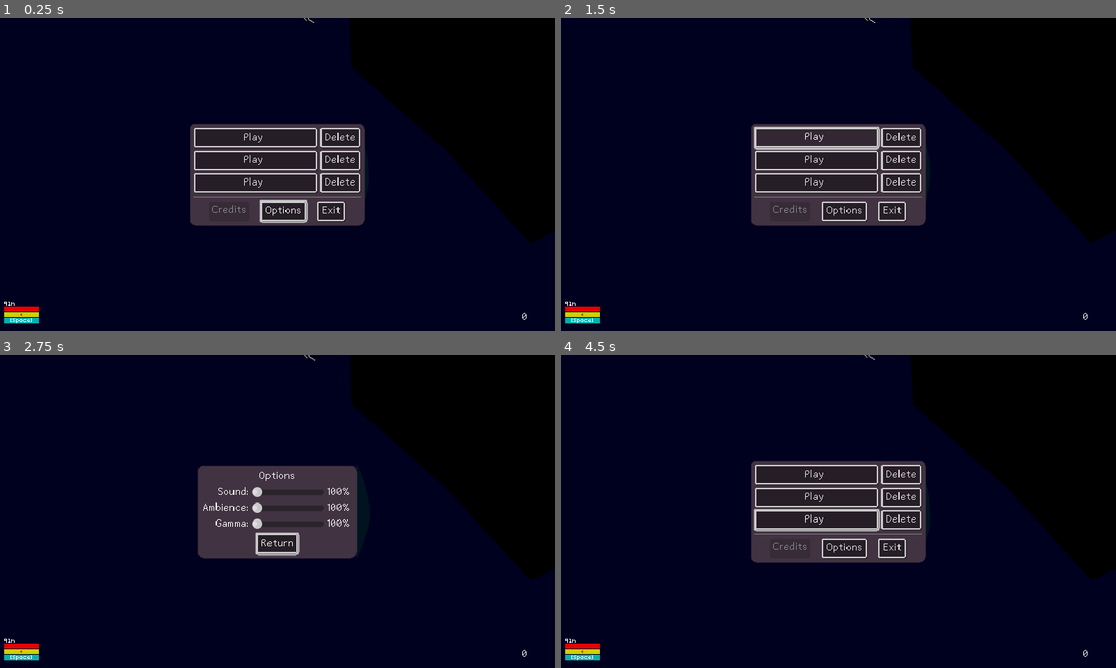
Above: before the commit, frames 1-4 (two rows, left to right).
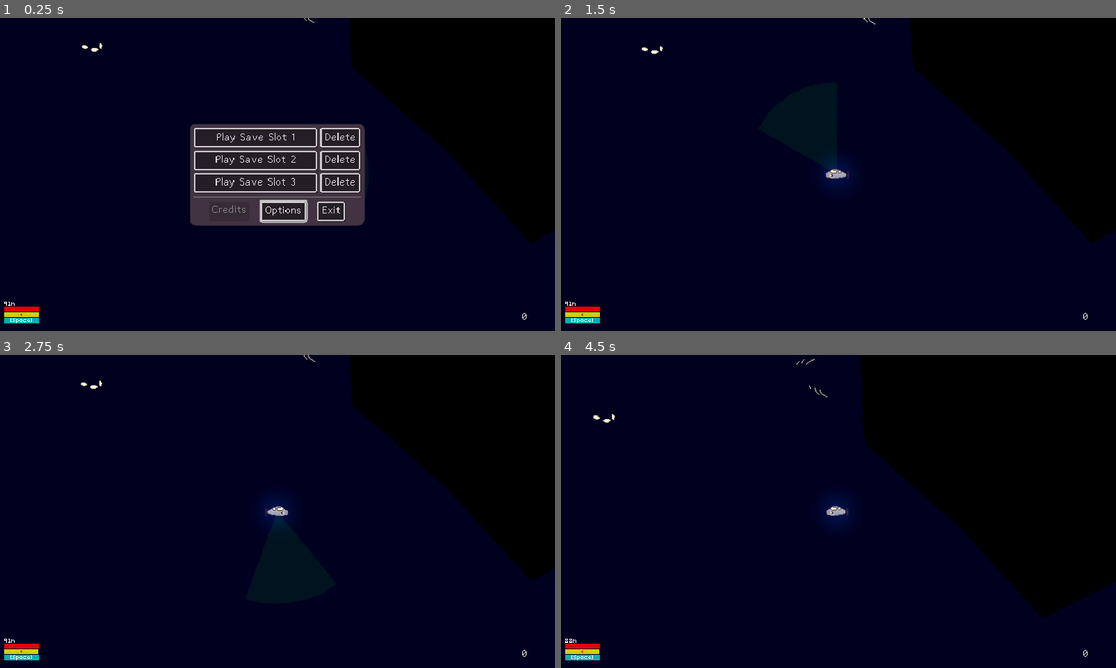
Above: after the commit, the same moments.

Repository: lupuchard/spooky-jam-submarine
Game: Godot game, scene res://Scene/Main.tscn
The game is run twice, just before and just after one commit, with the same random seed, the same clock (stepped at 60 frames per second) and the same inputs.
Inputs (mouse positions are in pixels of both pictures, inside the frame that each line leads up to):
- Up to frame 1 (0.25 s): no input
- Up to frame 2 (1.5 s): click (816, 136) at 0.5 s, where only the run before the commit has a clickable "Play"; click (816, 136) at 1.25 s, where only the run before the commit has a clickable "Play"
- Up to frame 3 (2.75 s): click (283, 549) at 2 s, where only the run before the commit has a clickable "Options"
- Up to frame 4 (4.5 s): click (838, 542) at 2.75 s, where only the run before the commit has a clickable "Return"; move the mouse to (960, 495) at 3.52 s; hold Right (right) 3.53-4.28 s; hold Up (ascend) 3.53-4.28 s; click (960, 495) at 3.67 s; move the mouse to (727, 527) at 4.27 s; hold Left (left) from 4.28 s (still down); right-click (727, 527) at 4.35 s

The runs differ from the first frame. In frame 1, 0.3% of the frame differs, in the area x 14-54%, y 8-55%; in frame 2, 10%; in frame 3, 8.6%; in frame 4, 21%, in the area x 0-100%, y 0-96%.
Error before the commit: Parse Error: Expected closing "}" for enum. (res://Player/FishStudy.gd:14)

Commit message:
puffer

Diff:
--- a/Fish/ElectricEel.tscn
+++ b/Fish/ElectricEel.tscn
@@ -33,14 +33,16 @@
 }]
 
 [sub_resource type="CapsuleShape2D" id="CapsuleShape2D_g4y65"]
-radius = 26.0
-height = 88.0
+radius = 15.0
+height = 76.0
 
 [node name="ElectricEel" type="StaticBody2D"]
 script = ExtResource("1_hvbiq")
 fish_type = 7
+bob_amount = 3.0
 contact_restore = 25.0
 behavior = SubResource("Resource_xtdib")
+raycasts_needed = 3
 metadata/_custom_type_script = "uid://cvn0cn84nf1em"
 
 [node name="Body" type="Node2D" parent="."]
--- a/Fish/Fish.gd
+++ b/Fish/Fish.gd
@@ -27,6 +27,7 @@
 var light: Node2D
 var movement_sound: AudioStreamPlayer2D
 var idle_sound: AudioStreamPlayer2D
+var prepare_sound: AudioStreamPlayer2D
 
 var prev_position: Vector2
 
@@ -35,8 +36,10 @@
 func _ready():
 	body = $Body
 	light = get_node_or_null("%Light")
-	movement_sound = find_child("MovementSound", false)
-	idle_sound = find_child("IdleSound", false)
+	movement_sound = get_node_or_null("MovementSound")
+	idle_sound = get_node_or_null("IdleSound")
+	prepare_sound = get_node_or_null("PrepareSound")
+
 	idle_sound_cooldown = idle_sound_period
 
 	facing_left = is_sprite_facing_left
@@ -108,3 +111,5 @@
 			contact_restore_cooldown = CONTACT_RESTORE_COOLDOWN
 			behavior._retreat()
 			light.visible = false
+			Audio.play(preload("res://Assets/Sound/surge.mp3"), self)
+			Audio.play(preload("res://Assets/Sound/taser.mp3"), self)
--- /dev/null
+++ b/Fish/FishBehavior/PufferFishBehavior.gd
@@ -0,0 +1,38 @@
+extends FishBehaviorBase
+class_name PufferFishBehavior
+
+const DRUMROLL_LENGTH := 1.5
+
+@export var spike_projectile: PackedScene = null
+@export var num_projectiles: int = 16
+@export var explode_cooldown: float = 5.0
+@export var explosion_sound: AudioStream
+var countdown: float = explode_cooldown
+
+func _behave(delta: float):
+	if countdown <= DRUMROLL_LENGTH or player.is_target_in_range(fish, 10):
+		countdown -= delta
+	else:
+		countdown = min(countdown + delta, explode_cooldown)
+
+	if countdown <= DRUMROLL_LENGTH:
+		if !fish.prepare_sound.playing:
+			fish.prepare_sound.play()
+		fish.position += Vector2(randf_range(-1.0, 1.0), randf_range(-1.0, 1.0))
+	elif fish.prepare_sound.playing:
+		fish.prepare_sound.stop()
+
+	if countdown <= 0.0:
+		explode()
+
+func explode():
+	countdown += explode_cooldown
+	var start_angle := randf_range(0, PI)
+	for i in range(0, num_projectiles):
+		var new_projectile: Node2D = spike_projectile.instantiate()
+		new_projectile.top_level = true
+		fish.add_child(new_projectile)
+		var dir := start_angle + i * (TAU / num_projectiles)
+		new_projectile.position = fish.global_position + Vector2.from_angle(dir) * fish.size * 1.2
+		new_projectile.rotation = dir
+	Audio.play(explosion_sound, fish, 10.0)
--- a/Fish/Guppo.tscn
+++ b/Fish/Guppo.tscn
@@ -8,8 +8,10 @@
 
 [sub_resource type="Resource" id="Resource_ggkxj"]
 script = ExtResource("2_kinoe")
-wander_cooldown_max = 5.0
-wander_distance = 50.0
+wander_cooldown_max = 7.0
+wander_distance = 30.0
+retreat_range = 30.0
+retreat_distance = 80.0
 metadata/_custom_type_script = "uid://qgwmbt4xadnu"
 
 [sub_resource type="CapsuleShape2D" id="CapsuleShape2D_ggkxj"]
--- a/Fish/PaleCrab.tscn
+++ b/Fish/PaleCrab.tscn
@@ -48,6 +48,7 @@
 behavior = SubResource("Resource_t43tn")
 size = 5.0
 study_speed = 2.0
+study_reward_factor = 1.5
 metadata/_custom_type_script = "uid://cvn0cn84nf1em"
 
 [node name="Body" type="Node2D" parent="."]
--- /dev/null
+++ b/Fish/Puffer.tscn
@@ -0,0 +1,49 @@
+[gd_scene load_steps=11 format=3 uid="uid://cp3ypyv3hf2c4"]
+
+[ext_resource type="Script" uid="uid://cvn0cn84nf1em" path="res://Fish/Fish.gd" id="1_b5kut"]
+[ext_resource type="AudioStream" uid="uid://fjk6tmtslf1k" path="res://Assets/Sound/blast.mp3" id="2_5rmt7"]
+[ext_resource type="Texture2D" uid="uid://dtlousyd0a428" path="res://Assets/Fish/BigFish/Background.png" id="2_dk3wy"]
+[ext_resource type="Script" uid="uid://djtec0xtr6i10" path="res://Fish/FishBehavior/PufferFishBehavior.gd" id="2_vlf5n"]
+[ext_resource type="PackedScene" uid="uid://062s1vnjm4x7" path="res://Fish/Spike.tscn" id="3_nmnhf"]
+[ext_resource type="Material" uid="uid://wmfpwdegbfnq" path="res://Scene/IgnoreLight.tres" id="3_vlf5n"]
+[ext_resource type="Texture2D" uid="uid://dfmorolor7w3" path="res://Assets/Fish/BigFish/Light.png" id="4_nmnhf"]
+[ext_resource type="AudioStream" uid="uid://danhawnwxmts3" path="res://Assets/Sound/drumroll.mp3" id="7_nmnhf"]
+
+[sub_resource type="Resource" id="Resource_nmnhf"]
+script = ExtResource("2_vlf5n")
+spike_projectile = ExtResource("3_nmnhf")
+explosion_sound = ExtResource("2_5rmt7")
+metadata/_custom_type_script = "uid://djtec0xtr6i10"
+
+[sub_resource type="CapsuleShape2D" id="CapsuleShape2D_b5kut"]
+radius = 30.0
+height = 74.0
+
+[node name="Puffer" type="StaticBody2D"]
+script = ExtResource("1_b5kut")
+fish_type = 10
+behavior = SubResource("Resource_nmnhf")
+size = 30.0
+raycasts_needed = 4
+study_speed = 0.5
+study_reward_factor = 2.0
+metadata/_custom_type_script = "uid://cvn0cn84nf1em"
+
+[node name="Body" type="Node2D" parent="."]
+
+[node name="EvilBigFish" type="Sprite2D" parent="Body" groups=["fish_body"]]
+position = Vector2(-15, 6)
+texture = ExtResource("2_dk3wy")
+
+[node name="Light" type="Sprite2D" parent="Body"]
+material = ExtResource("3_vlf5n")
+position = Vector2(-13, 9)
+texture = ExtResource("4_nmnhf")
+
+[node name="CollisionShape2D" type="CollisionShape2D" parent="."]
+rotation = 1.5707964
+shape = SubResource("CapsuleShape2D_b5kut")
+
+[node name="PrepareSound" type="AudioStreamPlayer2D" parent="."]
+stream = ExtResource("7_nmnhf")
+volume_db = 10.0
--- a/Fish/RubyCrab.tscn
+++ b/Fish/RubyCrab.tscn
@@ -47,6 +47,7 @@
 behavior = SubResource("Resource_t43tn")
 size = 5.0
 study_speed = 2.0
+study_reward_factor = 1.5
 metadata/_custom_type_script = "uid://cvn0cn84nf1em"
 
 [node name="Body" type="Node2D" parent="."]
--- /dev/null
+++ b/Fish/Spike.gd
@@ -0,0 +1,25 @@
+extends Area2D
+
+@export var speed: float = 100.0
+@export var damage: float = 3.0
+@export var lifespan: float = 10.0
+
+func _ready():
+	collision_layer = 1
+	collision_mask = 1
+
+	body_entered.connect(func(player):
+		if player is Player:
+			on_collide_with_player(player)
+	)
+
+func _process(delta: float) -> void:
+	position += Vector2.from_angle(rotation) * speed * delta
+
+	lifespan -= delta
+	if lifespan < 0.0:
+		queue_free()
+
+func on_collide_with_player(player: Player) -> void:
+	player.handle_damage(damage, rotation, speed / 20.0)
+	queue_free()
--- /dev/null
+++ b/Fish/Spike.tscn
@@ -0,0 +1,18 @@
+[gd_scene load_steps=4 format=3 uid="uid://062s1vnjm4x7"]
+
+[ext_resource type="Texture2D" uid="uid://wa1bmvvfijux" path="res://Assets/spike.png" id="1_0gpuc"]
+[ext_resource type="Script" uid="uid://b14vdtymp6twy" path="res://Fish/Spike.gd" id="1_tmq8c"]
+
+[sub_resource type="CircleShape2D" id="CircleShape2D_ede7u"]
+radius = 3.0
+
+[node name="Spike" type="Area2D"]
+script = ExtResource("1_tmq8c")
+damage = 6.0
+
+[node name="Sprite2D" type="Sprite2D" parent="."]
+rotation = -1.5707964
+texture = ExtResource("1_0gpuc")
+
+[node name="CollisionShape2D" type="CollisionShape2D" parent="."]
+shape = SubResource("CircleShape2D_ede7u")
--- a/Fish/Viperfish.tscn
+++ b/Fish/Viperfish.tscn
@@ -19,7 +19,7 @@
 script = ExtResource("1_7oxwa")
 fish_type = 4
 bob_amount = 1.0
-contact_damage = 1.0
+contact_damage = 2.0
 behavior = SubResource("Resource_dibiv")
 size = 2.0
 study_speed = 2.0
--- a/Gui/Beastiary.gd
+++ b/Gui/Beastiary.gd
@@ -3,9 +3,9 @@
 const BEASTIARY_ENTRY := preload("res://Gui/BeastiaryEntry.tscn")
 
 func _ready():
-	for i in range(0, FishStudy.FishType.NUM_FISH_TYPES):
+	for fish_type in FishStudy.BEASTIARY_ORDER:
 		var entry = BEASTIARY_ENTRY.instantiate()
-		entry.fish_type = i
+		entry.fish_type = fish_type
 		entry.update()
 		$BeastiaryEntryList.add_child(entry)
 
--- a/Player/FishStudy.gd
+++ b/Player/FishStudy.gd
@@ -7,13 +7,21 @@
 	PaleCrab,
 	CrystalJelly,
 	Viperfish,
-	Krate,
+	Krait,
 	EvilFish,
 	ElectricEel,
 	Goldfish,
-	RubyCrab
+	RubyCrab,
+	Puffer,
 	NUM_FISH_TYPES
 }
+
+const BEASTIARY_ORDER := [
+	FishType.Goldfish, FishType.Guppo, FishType.Viperfish,
+	FishType.RubyCrab, FishType.PaleCrab,
+	FishType.CaveAngler, FishType.ElectricEel, FishType.Krait,
+	FishType.Puffer, FishType.EvilFish, FishType.CrystalJelly
+]
 
 var names: Dictionary[FishType, String] = {}
 var description_one: Dictionary[FishType, String] = {}
@@ -25,12 +33,12 @@
 	description_one[FishType.CaveAngler] = "Anglerfish use a modified dorsal fin ray as a lure for prey."
 	description_two[FishType.CaveAngler] = "The cave angler will initially retreat if you get too close, but may attack if provoked."
 
-	names[FishType.Guppo] = "Guppo"
-	description_one[FishType.Guppo] = "Bigger than a guppy."
+	names[FishType.Guppo] = "Red Guppo"
+	description_one[FishType.Guppo] = "A striking fish with bright red scales that shine even in the dark."
 	description_two[FishType.Guppo] = "TODO"
 
 	names[FishType.PaleCrab] = "Pale Crab"
-	description_one[FishType.PaleCrab] = "A depigmented troglobite."
+	description_one[FishType.PaleCrab] = "A relative of the ruby crab, the pale crab has become depigmented due to a lack of sunlight."
 	description_two[FishType.PaleCrab] = "TODO"
 
 	names[FishType.CrystalJelly] = "Crystal Jelly"
@@ -39,27 +47,31 @@
 
 	names[FishType.Viperfish] = "Viperfish"
 	description_one[FishType.Viperfish] = "A bioluminescent fish with long, needle-like teeth and hinged lower jaws."
-	description_two[FishType.Viperfish] = "TODO"
+	description_two[FishType.Viperfish] = "Viperfish attack with little provocation. Maintain your distance when studying."
 
-	names[FishType.Krate] = "Krate"
-	description_one[FishType.Krate] = "Krate."
-	description_two[FishType.Krate] = "TODO"
+	names[FishType.Krait] = "Giant Krait"
+	description_one[FishType.Krait] = "The giant sea krait is a species of venomous sea snake."
+	description_two[FishType.Krait] = "Unlike the common sea krait, the giant sea krait's stripes are bioluminescent in order to attract prey."
 
 	names[FishType.EvilFish] = "Chompler"
 	description_one[FishType.EvilFish] = "Chompler."
 	description_two[FishType.EvilFish] = "TODO"
 
 	names[FishType.ElectricEel] = "Electric Eel"
-	description_one[FishType.ElectricEel] = "TODO."
-	description_two[FishType.ElectricEel] = "TODO"
+	description_one[FishType.ElectricEel] = "A cave-dwelling electric eel that like to hide in narrow crevices in the wall, much like a Moray."
+	description_two[FishType.ElectricEel] = "While famous for their ability to electrocute prey, your submarine will actually absorb the energy to recharge your battery."
 
 	names[FishType.Goldfish] = "Goldfish"
-	description_one[FishType.Goldfish] = "TODO."
-	description_two[FishType.Goldfish] = "TODO"
+	description_one[FishType.Goldfish] = "A small, yellow fish in the carp family."
+	description_two[FishType.Goldfish] = "Prefers shallower waters. May retreat when approached."
 
-	names[FishType.Goldfish] = "Ruby Crab"
-	description_one[FishType.Goldfish] = "TODO."
-	description_two[FishType.Goldfish] = "TODO"
+	names[FishType.RubyCrab] = "Ruby Crab"
+	description_one[FishType.RubyCrab] = "An unusually large red crab that prefers shallower waters."
+	description_two[FishType.RubyCrab] = "TODO"
+
+	names[FishType.Puffer] = "Big Puffer"
+	description_one[FishType.Puffer] = "TODO."
+	description_two[FishType.Puffer] = "TODO"
 
 func add_studied(fish: Fish) -> int:
 	if !fish.studied:
@@ -71,12 +83,12 @@
 
 static func get_study_reward(fish: Fish, num_times_studied: int):
 	match num_times_studied:
-		1: return fish.study_reward_factor * 10
-		2: return fish.study_reward_factor * 5
-		3: return fish.study_reward_factor * 4
-		4: return fish.study_reward_factor * 3
-		5: return fish.study_reward_factor * 2
-		_: return fish.study_reward_factor * 1
+		1: return int(fish.study_reward_factor * 10)
+		2: return int(fish.study_reward_factor * 5)
+		3: return int(fish.study_reward_factor * 4)
+		4: return int(fish.study_reward_factor * 3)
+		5: return int(fish.study_reward_factor * 2)
+		_: return int(fish.study_reward_factor * 1)
 
 func get_times_studied(fish_type: FishType) -> int:
 	return times_studied.get(fish_type, 0)
--- a/Player/Player.gd
+++ b/Player/Player.gd
@@ -426,12 +426,16 @@
 
 func handle_fish_collision(fish: Fish, angle: float, speed: float):
 	if fish_contact_cooldown < 0.0:
-		stats[Stat.Health] -= fish.contact_damage
-		Audio.play(CRASH_SOUND, null, linear_to_db(fish.contact_damage / 10.0), 0.4, 0.6)
-
 		var hit_direction = global_position - fish.global_position
 		var knockback_angle = lerp_angle(angle, hit_direction.angle(), 0.5)
-		var knockback_speed = fish.size * speed * KNOCKBACK_STRENGTH
-		vel += Vector2.from_angle(knockback_angle) * min(knockback_speed, MAX_KNOCKBACK)
+		handle_damage(fish.contact_damage, knockback_angle, fish.size * speed)
+
+func handle_damage(damage: float, angle: float, speed: float):
+	if fish_contact_cooldown < 0.0:
+		stats[Stat.Health] -= damage
+		Audio.play(CRASH_SOUND, null, linear_to_db(damage / 10.0), 0.4, 0.6)
+
+		var knockback_strength = speed * KNOCKBACK_STRENGTH
+		vel += Vector2.from_angle(angle) * min(knockback_strength, MAX_KNOCKBACK)
 
 		fish_contact_cooldown = FISH_CONTACT_COOLDOWN
--- a/Scene/Main.tscn
+++ b/Scene/Main.tscn
@@ -21,7 +21,7 @@
 [ext_resource type="Shader" uid="uid://vg6relhwky4r" path="res://Scene/Water.gdshader" id="13_i0sg4"]
 [ext_resource type="Script" uid="uid://c1junlymprxj3" path="res://Player/DepthLabel.gd" id="14_gclda"]
 [ext_resource type="PackedScene" uid="uid://cimhux024qh56" path="res://Gui/UpgradeOption.tscn" id="14_mr7am"]
-[ext_resource type="PackedScene" uid="uid://m4dq2a5epgx5" path="res://Assets/BigFish.tscn" id="14_reyx0"]
+[ext_resource type="PackedScene" uid="uid://m4dq2a5epgx5" path="res://Fish/BigFish.tscn" id="14_reyx0"]
 [ext_resource type="Script" uid="uid://c02prlppuceia" path="res://Gui/UpgradePanel.gd" id="14_sc4dx"]
 [ext_resource type="AudioStream" uid="uid://b0pfvin7vsrnw" path="res://Assets/Sound/spooky_ambience_1.mp3" id="15_iab34"]
 [ext_resource type="Shader" uid="uid://v4ifcvwa7we5" path="res://Scene/Seaweed.gdshader" id="17_5xnk5"]
@@ -41,8 +41,9 @@
 [ext_resource type="Script" uid="uid://b0v75jlp5h57g" path="res://Gui/MainMenu.gd" id="27_sssj8"]
 [ext_resource type="PackedScene" uid="uid://tmj70t7q4vss" path="res://Gui/OptionSlider.tscn" id="30_g6i1l"]
 [ext_resource type="Script" uid="uid://2muqviseym23" path="res://Scene/Anomalies.gd" id="35_uuoxe"]
-[ext_resource type="Script" path="res://Scene/TipText.gd" id="41_i6ddj"]
+[ext_resource type="Script" uid="uid://cv3ncutd1vlxw" path="res://Scene/TipText.gd" id="41_i6ddj"]
 [ext_resource type="PackedScene" uid="uid://dddi5el4awssc" path="res://Fish/EvilFish.tscn" id="42_cjptb"]
+[ext_resource type="PackedScene" uid="uid://cp3ypyv3hf2c4" path="res://Fish/Puffer.tscn" id="44_xwk4e"]
 
 [sub_resource type="Environment" id="Environment_g6i1l"]
 background_mode = 3
@@ -512,7 +513,7 @@
 [node name="Angler" parent="World/Fish" instance=ExtResource("7_jw32o")]
 position = Vector2(-3353, 325)
 flip = true
-study_reward_factor = 1
+study_reward_factor = 1.0
 
 [node name="Guppo" parent="World/Fish" instance=ExtResource("9_gclda")]
 position = Vector2(-724, 257)
@@ -566,9 +567,11 @@
 position = Vector2(-1407, 2397)
 contact_damage = 9.0
 path = NodePath("../../FishPaths/BigFishPath")
+study_reward_factor = 1.0
 
 [node name="Angler2" parent="World/Fish" instance=ExtResource("7_jw32o")]
 position = Vector2(281, 2253)
+study_reward_factor = 1.0
 
 [node name="EvilFish" parent="World/Fish" instance=ExtResource("42_cjptb")]
 position = Vector2(-803, 1915)
@@ -1015,3 +1018,6 @@
 text = "Tip: Right click or press the right analog stick to toggle spotlight."
 horizontal_alignment = 1
 script = ExtResource("41_i6ddj")
+
+[node name="Puffer" parent="." instance=ExtResource("44_xwk4e")]
+position = Vector2(-1670, 1663)
--- a/Scene/Studyable.gd
+++ b/Scene/Studyable.gd
@@ -8,6 +8,6 @@
 @export var raycasts_needed: int = 1
 @export var study_speed: float = 1.0
 @export var study_reward: Player.Res = Player.Res.Research
-@export var study_reward_factor: int = 1
+@export var study_reward_factor: float = 1
 
 var study_progress: float = 0.0
Binary file removed: Assets/Fish/Crab.png
Binary file removed: Assets/Fish/Guppo.png
Not shown, removed: Assets/Fish/Guppo.png.import
Binary file removed: Assets/Fish/ViperLight.png
Not shown, added: Assets/Sound/blast.mp3.import
Not shown, added: Assets/Sound/drumroll.mp3.import
Not shown, added: Assets/Sound/surge.mp3.import
Not shown, added: Assets/Sound/taser.mp3.import
Binary file added: Assets/Sound/using_tilesets_kenney_abstract_platformer_tile_sheet.png
Not shown, changed: Assets/Sound/using_tilesets_kenney_abstract_platformer_tile_sheet.png.import
Binary file added: Assets/Sound/using_tilesets_kenney_abstract_platformer_tile_sheet.webp
Not shown, changed: Assets/Sound/using_tilesets_kenney_abstract_platformer_tile_sheet.webp.import
(and 11 more such lines)
